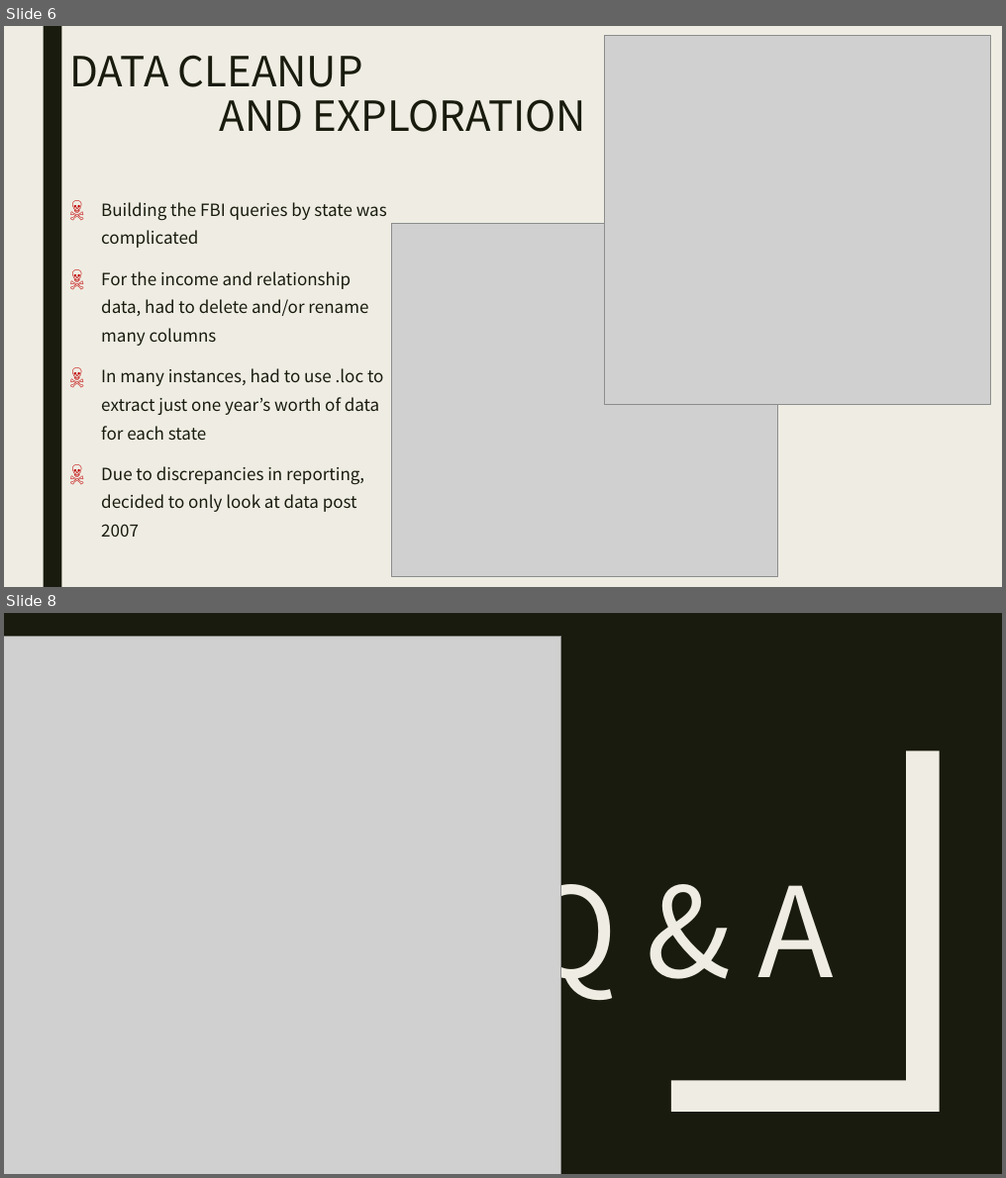
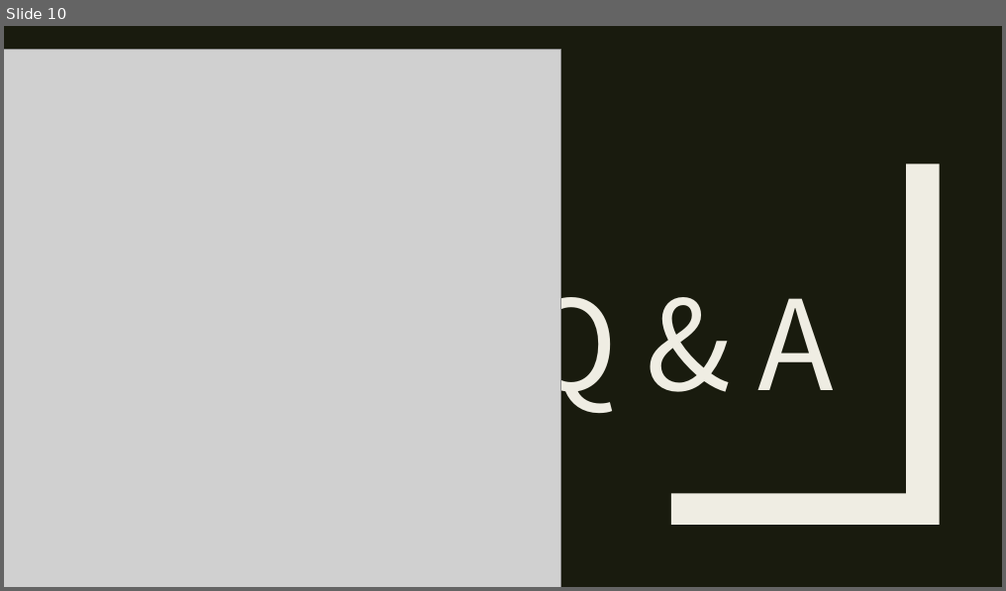
Before and after one commit to karenemcgee/HomicideMachineLearning, a slide deck: Homicide_Machine_Learning.pptx. Shown one above the other, each under a label of ours: slides 6 and 8 before the commit, slide 10 after it; the slides between them are not shown. The pictures are 1006x1178 and 1006x591 pixels, drawn with LibreOffice and Linux fonts; fonts in the diff are those of the drawing; grey boxes stand for pictures. Boxes give left, top, right and bottom in pixels: in the first picture for what was removed or moved away, otherwise in the second. Text is boxed around its words. In the diff, an @@ line names an element or a change of style, - is before the commit and + after.

```diff
--- a/Homicide_Machine_Learning.pptx
+++ b/Homicide_Machine_Learning.pptx
@@ slide 6 removed at bbox=[4, 26, 1002, 587], background #EFEDE3 @@
@@ rectangle removed at bbox=[43, 26, 61, 587] @@
@@ title removed at bbox=[69, 55, 586, 132] @@
-DATA CLEANUP
-AND EXPLORATION
@@ picture removed at bbox=[604, 36, 991, 405] @@
@@ text removed at bbox=[101, 202, 387, 537] @@
-☠ Building the FBI queries by state was complicated
-☠ For the income and relationship data, had to delete and/or rename many columns
-☠ In many instances, had to use .loc to extract just one year’s worth of data for each state
-☠ Due to discrepancies in reporting, decided to only look at data post 2007
@@ picture removed at bbox=[391, 224, 777, 577] @@
@@ what was slide 8 is now slide 10 @@
```
Also in this commit, not shown: 2 slides changed, 6 slides added, 3 other slides removed.
